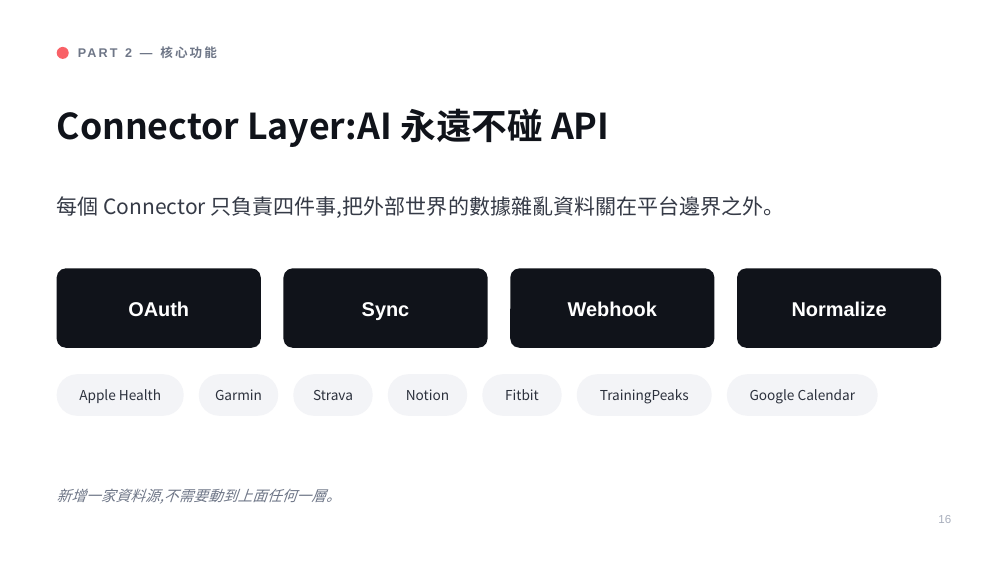
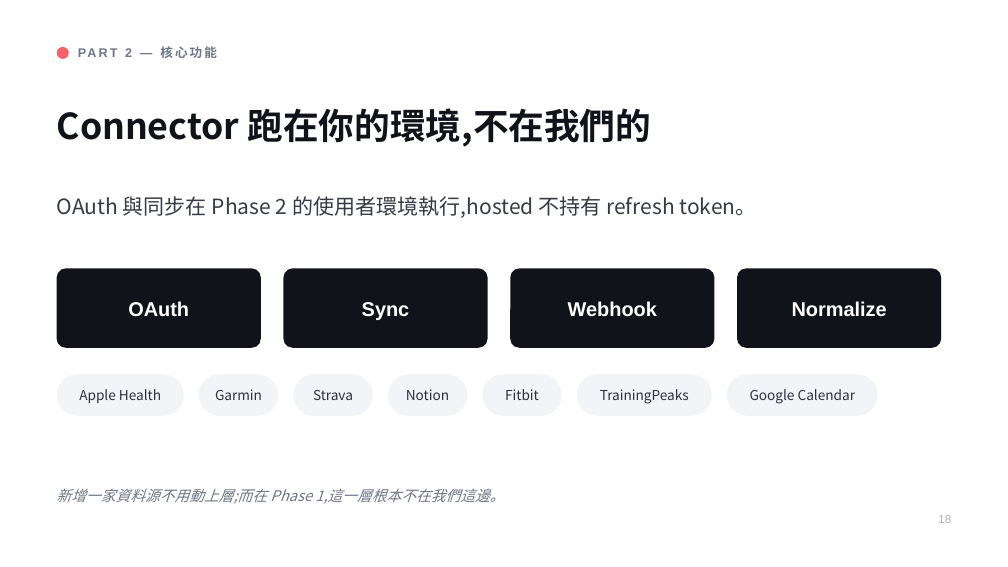
Before and after one commit to henryyeh182/evidra, a slide deck: slide 18 of docs/Fitness-MCP-Product-Vision.pptx (slide 16 before the commit). Drawn at 1008x567 pixels with LibreOffice and Linux fonts; fonts in the diff are those of the drawing. Boxes give left, top, right and bottom in pixels: in the first picture for what was removed or moved away, otherwise in the second. Text is boxed around its words. In the diff, an @@ line names an element or a change of style, - is before the commit and + after.

```diff
--- a/docs/Fitness-MCP-Product-Vision.pptx
+++ b/docs/Fitness-MCP-Product-Vision.pptx
@@ text at [57, 108, 651, 147]: text changed @@
-Connector Layer:AI 永遠不碰 API
+Connector 跑在你的環境,不在我們的
@@ text at [57, 196, 757, 218]: text changed @@
-每個 Connector 只負責四件事,把外部世界的數據雜亂資料關在平台邊界之外。
+OAuth 與同步在 Phase 2 的使用者環境執行,hosted 不持有 refresh token。
@@ text at [57, 488, 504, 503]: text changed @@
-新增一家資料源,不需要動到上面任何一層。
+新增一家資料源不用動上層;而在 Phase 1,這一層根本不在我們這邊。
```
Also in this commit, not shown: 22 other slides changed, 6 slides added, 3 slides removed.
